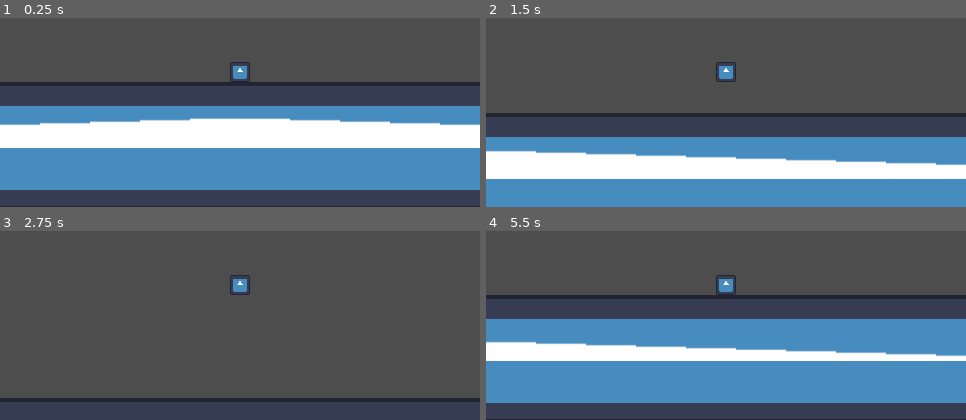
Above: before the commit, frames 1-4 (two rows, left to right).
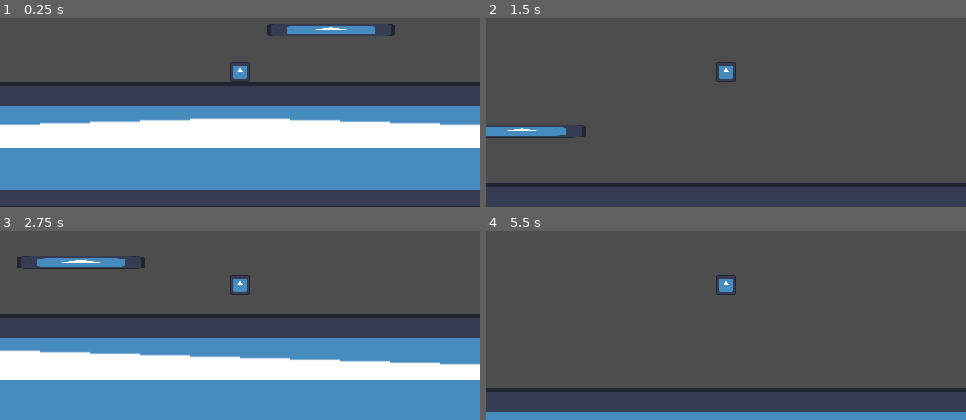
Above: after the commit, the same moments.

Repository: johnferrera29/mad_lab
Game: Godot game, scene res://scenes/main.tscn
Two runs of this game, one before a commit and one after it. Both use one fixed random seed, a clock stepped at 60 frames per second and the inputs below. The engine's default icon, where the game draws it, is replaced by a stand-in: a white triangle on a blue panel in a dark square.
Inputs:
- Up to frame 1 (0.25 s): no input
- Up to frame 2 (1.5 s): tap Enter at 0.5 s; hold D (move_right) from 0.53 s (still down); tap Space (jump) at 0.6, 0.77, 1.07, 1.35 s
- Up to frame 3 (2.75 s): tap Space (jump) at 1.52, 1.82, 2.1 s; release D (move_right) at 2.03 s; hold A (move_left) from 2.03 s (still down)
- Up to frame 4 (5.5 s): release A (move_left) at 2.78 s; hold D (move_right) 2.78-4.28 s; tap Space (jump) at 2.85, 3.02, 3.32, 3.6, 3.77, 4.07, 4.35, 4.52, 4.82, 5.1 s; hold A (move_left) 4.28-5.03 s; hold D (move_right) from 5.03 s (still down)

The runs differ from the first frame. In frame 1, 0.9% of the frame differs, in the area x 55-83%, y 3-10%; in frame 2, 40%; in frame 3, 47%; in frame 4, 51%, in the area x 0-100%, y 33-100%.

Commit message:
Add coyote time

Diff:
--- a/scenes/characters/player/player.gd
+++ b/scenes/characters/player/player.gd
@@ -12,8 +12,11 @@
 @export_range(0.0, 10.0, 0.1) var jump_time_to_peak: float
 ## Time the player should take to reach the ground in seconds.
 @export_range(0.0, 10.0, 0.1) var jump_time_to_descent: float
+## Coyote time in seconds.
+## This allows the player to jump for brief amount of time even after leaving the floor.
+@export_range(0.0, 1.0, 0.1) var coyote_time: float
 ## Jump buffering in seconds. This allows more leeway for player jump inputs.
-@export_range(0.0, 1.0, 0.1) var jump_buffer: float = 0.1
+@export_range(0.0, 1.0, 0.1) var jump_buffer: float
 ## Max [member CharacterBody2D.velocity.y] the player can achieve while falling.
 @export var terminal_velocity: float
 
--- a/scenes/characters/player/player.tscn
+++ b/scenes/characters/player/player.tscn
@@ -15,6 +15,8 @@
 jump_height = 100.0
 jump_time_to_peak = 0.5
 jump_time_to_descent = 0.3
+coyote_time = 0.1
+jump_buffer = 0.1
 
 [node name="Sprite2D" type="Sprite2D" parent="."]
 position = Vector2(-1.90735e-06, -1.90735e-06)
--- a/scenes/characters/player/states/player_air_state.gd
+++ b/scenes/characters/player/states/player_air_state.gd
@@ -1,5 +1,6 @@
 class_name PlayerAirState
 extends State
+
 
 signal actor_idle
 signal actor_ran
@@ -7,7 +8,12 @@
 @export var actor: Player
 @export var animator: AnimatedSprite2D
 
+# TODO: Convert these timers to actual Node Timer.
 var _jump_timer: float
+var _coyote_timer: float
+
+var _was_on_floor: bool
+var _is_jumping: bool
 
 
 func state_enter(msg: Dictionary = {}) -> void:
@@ -18,7 +24,12 @@
 
 func state_handle_input(event: InputEvent) -> void:
 	if Input.is_action_just_pressed("jump"):
-		_jump_timer = actor.jump_buffer
+		if _coyote_timer > 0.0:
+			print("Jump with Coyote time!")
+			_coyote_timer = 0.0
+			jump(actor.jump_force)
+		else:
+			_jump_timer = actor.jump_buffer
 
 
 func state_physics_process(delta: float) -> void:
@@ -29,11 +40,20 @@
 		decelerate(actor.movement_speed)
 
 	if not actor.is_on_floor():
-		apply_gravity(delta, get_gravity(), actor.terminal_velocity)
+		check_for_coyote_time(delta)
+
+		# Only apply gravity if coyote time is not active.
+		if _coyote_timer <= 0:
+			# print("Coyote time over! Apply gravity")
+			apply_gravity(delta, get_gravity(), actor.terminal_velocity)
+
+		_was_on_floor = false
 	else:
 		check_for_buffered_jump(delta, actor.jump_force)
 
 		if is_zero_approx(actor.velocity.y):
+			_was_on_floor = true
+
 			# When player is grounded transition to either idle or run states.
 			if is_zero_approx(actor.velocity.x):
 				actor_idle.emit()
@@ -48,6 +68,9 @@
 func apply_gravity(delta: float, gravity: float, terminal_velocity: float) -> void:
 	actor.velocity.y += gravity * delta
 
+	if actor.velocity.y >= 0.0:
+		_is_jumping = false
+
 	if terminal_velocity > 0.0 and actor.velocity.y > terminal_velocity:
 		actor.velocity.y = terminal_velocity
 
@@ -60,6 +83,7 @@
 ## Add an upwards force to the actor.
 func jump(force: float) -> void:
 	actor.velocity.y = -force
+	_is_jumping = true
 
 
 ## Checks for a buffered jump and executes [method jump] with a [param force].
@@ -75,6 +99,15 @@
 	return false
 
 
+# Checks if actor is previously on floor and not jumping. If true activate coyote time.
+func check_for_coyote_time(delta: float):
+	if _was_on_floor and not _is_jumping:
+			print("Activate COYOTE TIME")
+			_coyote_timer = actor.coyote_time
+
+	_coyote_timer -= delta
+
+
 ## Move the actor horizontally to the specified [param direction] at a particular [param speed].
 func run(direction: float, speed: float) -> void:
 	actor.velocity.x = direction * speed
--- a/scenes/world/levels/level_01.tscn
+++ b/scenes/world/levels/level_01.tscn
@@ -22,3 +22,15 @@
 [node name="CollisionShape2D" type="CollisionShape2D" parent="TemporaryGround"]
 position = Vector2(0, -1.5)
 shape = SubResource("RectangleShape2D_kndp6")
+
+[node name="TemporaryGround2" type="StaticBody2D" parent="."]
+position = Vector2(331, 184)
+scale = Vector2(1, 0.1)
+metadata/_edit_group_ = true
+
+[node name="Sprite2D" type="Sprite2D" parent="TemporaryGround2"]
+texture = ExtResource("2_7h55h")
+
+[node name="CollisionShape2D" type="CollisionShape2D" parent="TemporaryGround2"]
+position = Vector2(0, -1.5)
+shape = SubResource("RectangleShape2D_kndp6")
